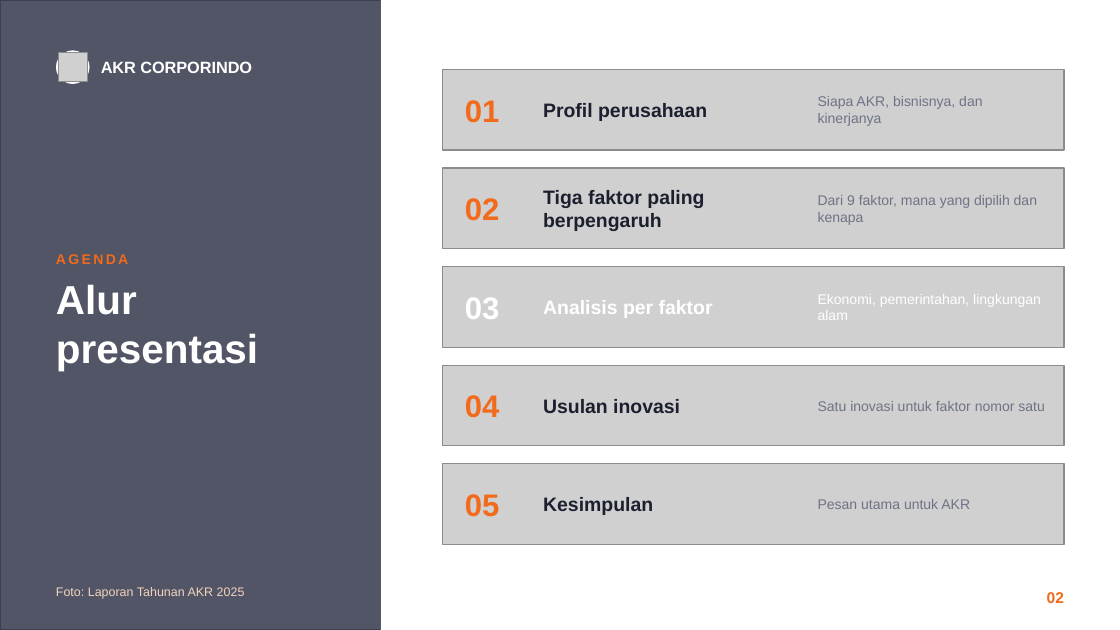
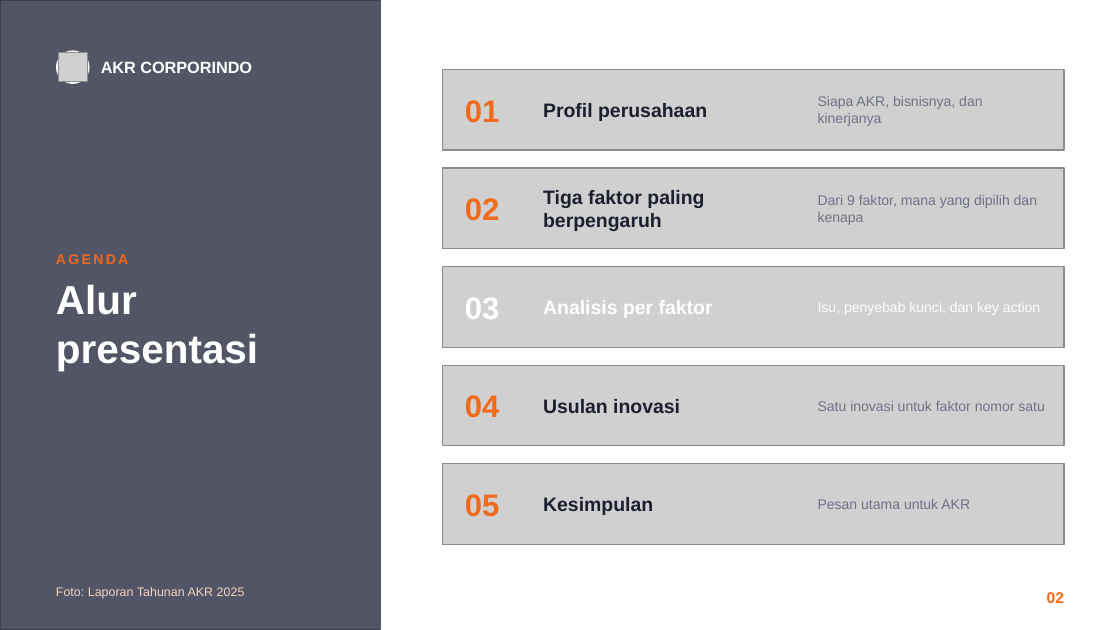
Before and after one commit to aslihabnuri/Dom-Manipulation, a slide deck: slide 2 of output-paper-GBE/Presentasi GBE - Aulia Sisca Rahmadiyanti - SEMBA 51A - PT AKR Corporindo Tbk.pptx. Drawn at 1120x630 pixels with LibreOffice and Linux fonts; fonts in the diff are those of the drawing; grey boxes stand for pictures; background and template pictures are left out. Boxes give left, top, right and bottom in pixels: in the first picture for what was removed or moved away, otherwise in the second. Text is boxed around its words. In the diff, an @@ line names an element or a change of style, - is before the commit and + after.

```diff
--- a/output-paper-GBE/Presentasi GBE - Aulia Sisca Rahmadiyanti - SEMBA 51A - PT AKR Corporindo Tbk.pptx
+++ b/output-paper-GBE/Presentasi GBE - Aulia Sisca Rahmadiyanti - SEMBA 51A - PT AKR Corporindo Tbk.pptx
@@ text at [818, 302, 1040, 315]: text changed @@
-Ekonomi, pemerintahan, lingkungan alam
+Isu, penyebab kunci, dan key action
```
Also in this commit, not shown: 6 other slides changed, 3 other files.
